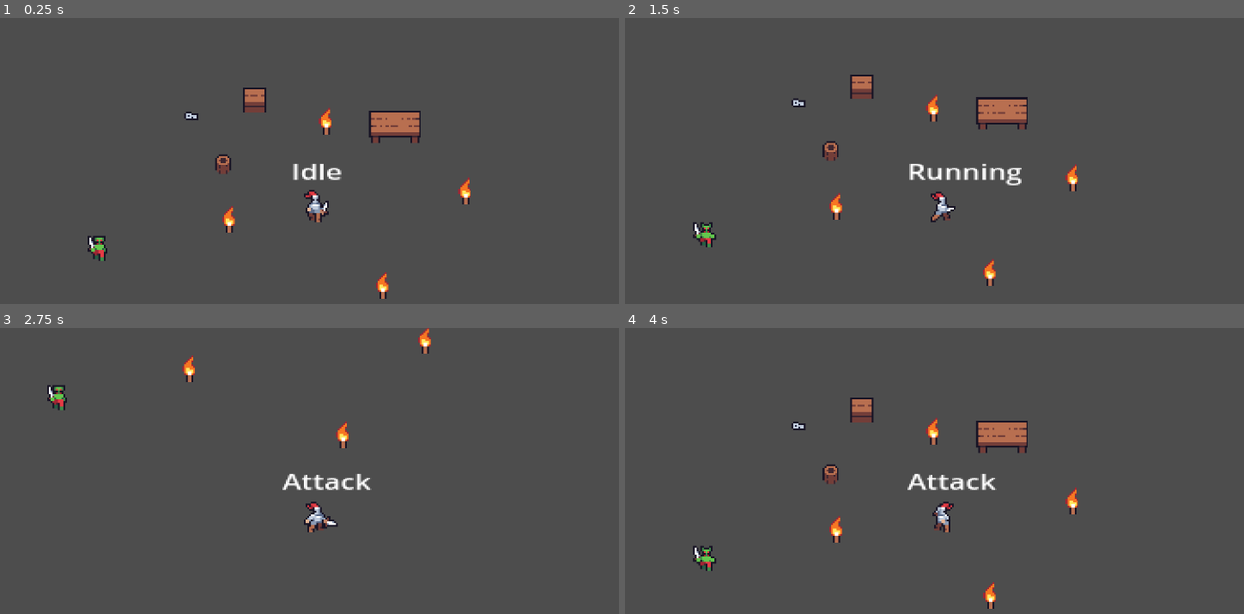
Above: before the commit, frames 1-4 (two rows, left to right).
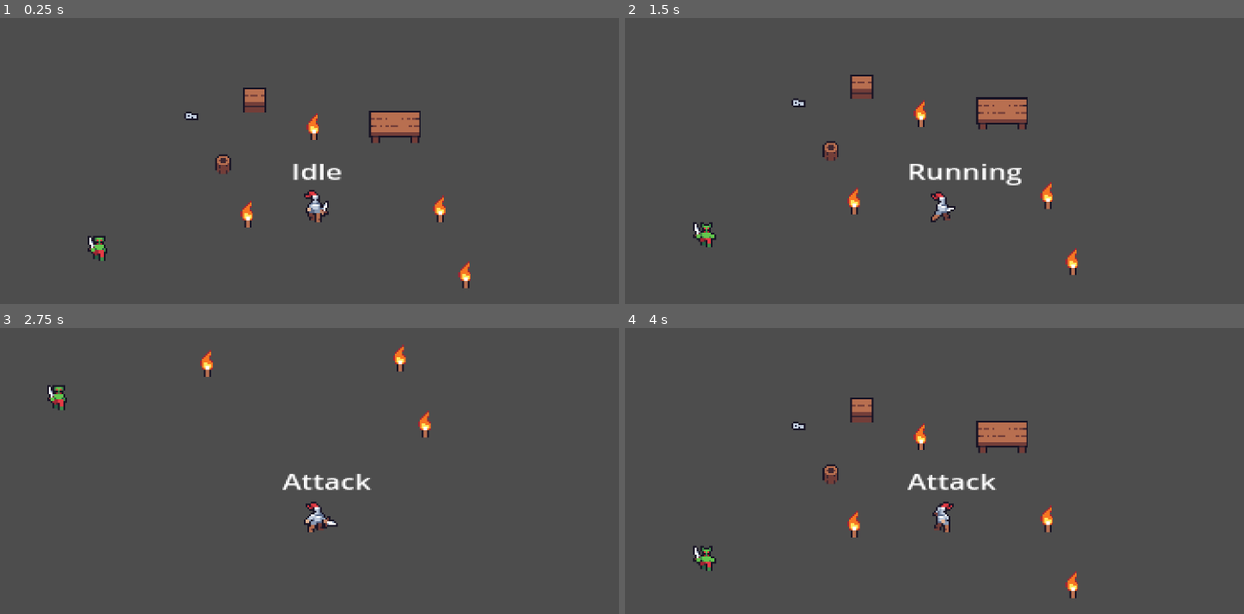
Above: after the commit, the same moments.

Repository: AstrayDev/GodotLearningProjects
Game: Godot game, scene res://Scenes/main.tscn
Two runs of this game, one before a commit and one after it. Both use one fixed random seed, a clock stepped at 60 frames per second and the inputs below.
Inputs:
- Up to frame 1 (0.25 s): no input
- Up to frame 2 (1.5 s): hold D (move_right) 0.53-1.28 s; tap Space (attack) at 0.6, 1.35 s; hold S (move_down) from 1.28 s (still down)
- Up to frame 3 (2.75 s): release S (move_down) at 2.03 s; hold D (move_right) from 2.03 s (still down); tap Space (attack) at 2.1 s
- Up to frame 4 (4 s): release D (move_right) at 2.78 s; hold W (move_up) 2.78-3.53 s; tap Space (attack) at 2.85, 3.6 s; hold A (move_left) from 3.53 s (still down)

The runs differ from the first frame. In frame 1, 1.0% of the frame differs, in the area x 35-77%, y 31-99%; in frame 2, 1.0%, in the area x 33-74%, y 26-94%; in frame 3, 0.8%; in frame 4, 1.0%.

Commit message:
Items now spawn in world after get removed from inventory

Diff:
--- /dev/null
+++ b/2d-fighter/Scenes/Components/health_component.tscn
@@ -0,0 +1,6 @@
+[gd_scene load_steps=2 format=3 uid="uid://76dmp186pb26"]
+
+[ext_resource type="Script" path="res://Scripts/Components/health_component.gd" id="1_e565n"]
+
+[node name="HealthComponent" type="Node"]
+script = ExtResource("1_e565n")
--- a/2d-fighter/Scenes/Components/health_manager.tscn
+++ /dev/null
@@ -1,6 +0,0 @@
-[gd_scene load_steps=2 format=3 uid="uid://76dmp186pb26"]
-
-[ext_resource type="Script" path="res://Scripts/Components/health_manager.gd" id="1_e565n"]
-
-[node name="HealthManager" type="Node"]
-script = ExtResource("1_e565n")
--- a/2d-fighter/Scenes/Items/torch.tscn
+++ b/2d-fighter/Scenes/Items/torch.tscn
@@ -1,6 +1,6 @@
 [gd_scene load_steps=6 format=3 uid="uid://dddhillojf1et"]
 
-[ext_resource type="Script" path="res://Scripts/Items/Torch/torch.gd" id="1_nfvgu"]
+[ext_resource type="Script" path="res://Scripts/Items/pick_up.gd" id="1_7kqry"]
 [ext_resource type="Resource" uid="uid://bd67pk52q3ymi" path="res://Scripts/Items/Torch/torch.tres" id="2_0s64p"]
 [ext_resource type="Texture2D" uid="uid://b0av8ufojmhks" path="res://Assets/2 Dungeon Tileset/2 Objects/Torches/1.png" id="3_nexux"]
 [ext_resource type="PackedScene" uid="uid://bj3et47yupggp" path="res://Scenes/Items/pick_up.tscn" id="4_06v8s"]
@@ -9,7 +9,7 @@
 size = Vector2(8, 9.2619)
 
 [node name="Torch" type="Node2D" groups=["Item"]]
-script = ExtResource("1_nfvgu")
+script = ExtResource("1_7kqry")
 item = ExtResource("2_0s64p")
 
 [node name="Sprite2D" type="Sprite2D" parent="."]
--- a/2d-fighter/Scenes/goblin.tscn
+++ b/2d-fighter/Scenes/goblin.tscn
@@ -3,7 +3,7 @@
 [ext_resource type="Script" path="res://Scripts/Enemies/enemy.gd" id="1_lsow1"]
 [ext_resource type="Script" path="res://Scripts/StateMachine/statemachine.gd" id="2_3dqej"]
 [ext_resource type="Script" path="res://Scripts/Components/hit_component.gd" id="2_rrpr0"]
-[ext_resource type="PackedScene" uid="uid://76dmp186pb26" path="res://Scenes/Components/health_manager.tscn" id="2_vvpe0"]
+[ext_resource type="PackedScene" uid="uid://76dmp186pb26" path="res://Scenes/Components/health_component.tscn" id="2_vvpe0"]
 [ext_resource type="Texture2D" uid="uid://ch87jtniijf3p" path="res://Assets/3 Dungeon Enemies/3/D_Idle.png" id="3_q5kkf"]
 [ext_resource type="Script" path="res://Scripts/Enemies/Goblin/States/goblin_Idle.gd" id="4_bu6hw"]
 [ext_resource type="Script" path="res://Scripts/Enemies/Goblin/States/goblin_chase.gd" id="5_5s8bs"]
@@ -143,13 +143,11 @@
 collision_mask = 3
 script = ExtResource("1_lsow1")
 speed = 50.0
+attack = 3
 
 [node name="HitComponent" type="CollisionShape2D" parent="."]
 shape = SubResource("CircleShape2D_1fvxk")
 script = ExtResource("2_rrpr0")
-
-[node name="HealthManager" parent="." instance=ExtResource("2_vvpe0")]
-health = 3
 
 [node name="StateMachine" type="Node" parent="."]
 script = ExtResource("2_3dqej")
@@ -187,6 +185,8 @@
 position = Vector2(0, -2)
 shape = SubResource("CircleShape2D_11tb7")
 
+[node name="HealthComponent" parent="." instance=ExtResource("2_vvpe0")]
+
 [connection signal="animation_finished" from="AnimatedSprite2D" to="StateMachine/Attack" method="_on_animated_sprite_2d_animation_finished"]
 [connection signal="body_entered" from="AttackBox" to="." method="_on_attack_box_entered"]
 [connection signal="body_entered" from="DetectionBox" to="." method="_on_detection_box_body_entered"]
--- a/2d-fighter/Scenes/main.tscn
+++ b/2d-fighter/Scenes/main.tscn
@@ -2,7 +2,7 @@
 
 [ext_resource type="PackedScene" uid="uid://bq7182mhe1jer" path="res://Scenes/player.tscn" id="1_fi1d0"]
 [ext_resource type="Texture2D" uid="uid://c2n18xolbpoql" path="res://Assets/2 Dungeon Tileset/2 Objects/Tables/1.png" id="2_uj8l6"]
-[ext_resource type="PackedScene" uid="uid://76dmp186pb26" path="res://Scenes/Components/health_manager.tscn" id="3_boh8o"]
+[ext_resource type="PackedScene" uid="uid://76dmp186pb26" path="res://Scenes/Components/health_component.tscn" id="3_boh8o"]
 [ext_resource type="Texture2D" uid="uid://blu77wm0weyuf" path="res://Assets/2 Dungeon Tileset/2 Objects/Other/28.png" id="4_rtisf"]
 [ext_resource type="Texture2D" uid="uid://clwq40qlf4gpp" path="res://Assets/2 Dungeon Tileset/3 Animated objects/Chest1_D.png" id="5_l1ikc"]
 [ext_resource type="Script" path="res://Scripts/Components/hit_component.gd" id="5_xigiu"]
@@ -72,8 +72,7 @@
 position = Vector2(631, 293)
 texture = ExtResource("2_uj8l6")
 
-[node name="HealthManager" parent="StaticBody2D" instance=ExtResource("3_boh8o")]
-health = 2
+[node name="HealthComponent" parent="StaticBody2D" instance=ExtResource("3_boh8o")]
 
 [node name="StaticBody2D2" type="StaticBody2D" parent="."]
 position = Vector2(535, 314)
@@ -86,8 +85,7 @@
 [node name="Sprite2D" type="Sprite2D" parent="StaticBody2D2"]
 texture = ExtResource("4_rtisf")
 
-[node name="HealthManager" parent="StaticBody2D2" instance=ExtResource("3_boh8o")]
-health = 2
+[node name="HealthComponent" parent="StaticBody2D2" instance=ExtResource("3_boh8o")]
 
 [node name="StaticBody2D3" type="StaticBody2D" parent="."]
 position = Vector2(535, 314)
@@ -98,28 +96,27 @@
 shape = SubResource("CapsuleShape2D_fsotl")
 script = ExtResource("5_xigiu")
 
-[node name="HealthManager" parent="StaticBody2D3" instance=ExtResource("3_boh8o")]
-health = 3
-
 [node name="AnimatedSprite2D" type="AnimatedSprite2D" parent="StaticBody2D3"]
 position = Vector2(18, -41)
 sprite_frames = SubResource("SpriteFrames_wsqh4")
 animation = &"open"
 
+[node name="HealthComponent" parent="StaticBody2D3" instance=ExtResource("3_boh8o")]
+
 [node name="Enemy" parent="." instance=ExtResource("6_y1qnr")]
 position = Vector2(466, 363)
 
+[node name="Key" parent="." instance=ExtResource("8_qf2a1")]
+position = Vector2(517, 287)
+
 [node name="Torch" parent="." instance=ExtResource("7_1ki4k")]
-position = Vector2(624, 382)
+position = Vector2(585, 293)
 
 [node name="Torch2" parent="." instance=ExtResource("7_1ki4k")]
-position = Vector2(538, 345)
+position = Vector2(656, 339)
 
 [node name="Torch3" parent="." instance=ExtResource("7_1ki4k")]
-position = Vector2(670, 329)
+position = Vector2(548, 342)
 
 [node name="Torch4" parent="." instance=ExtResource("7_1ki4k")]
-position = Vector2(592, 290)
-
-[node name="Key" parent="." instance=ExtResource("8_qf2a1")]
-position = Vector2(517, 287)
+position = Vector2(670, 376)
--- a/2d-fighter/Scenes/player.tscn
+++ b/2d-fighter/Scenes/player.tscn
@@ -11,7 +11,7 @@
 [ext_resource type="Texture2D" uid="uid://k5e33tlp8k1r" path="res://Assets/1 Characters/2/D_Idle.png" id="5_254j0"]
 [ext_resource type="Texture2D" uid="uid://mij4ij5k42p0" path="res://Assets/1 Characters/2/S_Attack.png" id="6_ssr8e"]
 [ext_resource type="Texture2D" uid="uid://dewfewj40rdob" path="res://Assets/1 Characters/2/S_Walk.png" id="6_xjrji"]
-[ext_resource type="PackedScene" uid="uid://76dmp186pb26" path="res://Scenes/Components/health_manager.tscn" id="9_hfub4"]
+[ext_resource type="PackedScene" uid="uid://76dmp186pb26" path="res://Scenes/Components/health_component.tscn" id="9_hfub4"]
 [ext_resource type="Script" path="res://Scripts/Player/attack_box.gd" id="9_v7tvk"]
 [ext_resource type="Script" path="res://Scripts/Components/hit_component.gd" id="12_pb6s2"]
 [ext_resource type="PackedScene" uid="uid://cqttxyv4spb62" path="res://Scenes/item_spawner.tscn" id="15_s4c6c"]
@@ -143,6 +143,8 @@
 script = ExtResource("1_bf6wm")
 inventory = ExtResource("2_ew7tl")
 stats = ExtResource("3_3o4ak")
+speed = 150.0
+attack = 3
 
 [node name="Camera2D" type="Camera2D" parent="."]
 zoom = Vector2(3, 3)
@@ -180,8 +182,6 @@
 shape = SubResource("CircleShape2D_m3gpq")
 script = ExtResource("12_pb6s2")
 
-[node name="HealthManager" parent="." instance=ExtResource("9_hfub4")]
-
 [node name="AttackBox" type="Area2D" parent="."]
 visible = false
 collision_mask = 6
@@ -194,6 +194,7 @@
 
 [node name="ItemSpawner" parent="." instance=ExtResource("15_s4c6c")]
 
+[node name="HealthComponent" parent="." instance=ExtResource("9_hfub4")]
+
 [connection signal="animation_finished" from="AnimatedSprite2D" to="StateMachine/Attack" method="_on_animated_sprite_2d_animation_finished"]
-[connection signal="health_depleted" from="HealthManager" to="." method="_on_health_depleted"]
 [connection signal="body_entered" from="AttackBox" to="StateMachine/Attack" method="_on_attack_box_body_entered"]
--- /dev/null
+++ b/2d-fighter/Scripts/Components/health_component.gd
@@ -0,0 +1,16 @@
+class_name HealthComponent extends Node
+
+signal health_depleted
+
+@export var max_health: int = 2
+var health: int
+
+func _ready() -> void:
+	health_depleted.connect(_on_health_depleted)
+	health = max_health
+
+func _on_health_depleted() -> void:
+#	if owner is CharacterBase:
+#		owner.die()
+#	else:
+	get_parent().queue_free()
--- a/2d-fighter/Scripts/Components/health_manager.gd
+++ /dev/null
@@ -1,15 +0,0 @@
-class_name HealthManager extends Node
-
-signal health_depleted
-
-@export var health: int
-
-func _ready() -> void:
-	health_depleted.connect(_on_health_depleted)
-
-func _on_health_depleted() -> void:
-	print("ded")
-	if owner is CharacterBase:
-		owner.die()
-	else:
-		get_parent().queue_free()
--- a/2d-fighter/Scripts/Components/hit_component.gd
+++ b/2d-fighter/Scripts/Components/hit_component.gd
@@ -1,9 +1,9 @@
 class_name HitComponent extends CollisionShape2D
 
-@onready var health_manager: HealthManager = get_parent().get_node("HealthManager")
+@onready var health_component: HealthComponent = get_parent().get_node("HealthComponent")
 
 func hit() -> void:
-	health_manager.health -= 1
+	health_component.health -= owner.attack
 
-	if health_manager.health <= 0:
-		health_manager.health_depleted.emit()
+	if health_component.health <= 0:
+		health_component.health_depleted.emit()
--- a/2d-fighter/Scripts/Enemies/enemy.gd
+++ b/2d-fighter/Scripts/Enemies/enemy.gd
@@ -3,6 +3,7 @@
 signal player_detected(player_position: Vector2)
 
 @export var speed: float
+@export var attack: int
 
 @onready var player: Player = get_tree().get_first_node_in_group("Player")
 
@@ -15,10 +16,9 @@
 	pass
 
 func _on_attack_box_entered(body: Node2D) -> void:
-	print(body.name)
-
 	if body.has_signal("damage_taken"):
 		body.damage_taken.emit()
+		print(body.stats.health)
 	else:
 		print("Target doesn't have a 'HitComponent'")
 
--- a/2d-fighter/Scripts/Inventory/UI/inventory_menu.gd
+++ b/2d-fighter/Scripts/Inventory/UI/inventory_menu.gd
@@ -11,13 +11,21 @@
 func _unhandled_input(event: InputEvent) -> void:
 	if event.is_action_released("open_inventory"):
 		if !is_visible():
-			for item in inventory.get_items():
-				var slot: InventorySlot = item_slot.instantiate()
-				item_grid.add_child(slot)
-				slot.item = item
-				slot.button.icon = item.icon
+			update_menu()
 			show()
 		else:
 			for slot in item_grid.get_children():
 					slot.queue_free()
 			hide()
+
+func update_menu() -> void:
+	for item in inventory.get_items():
+		var slot: InventorySlot = item_slot.instantiate()
+		item_grid.add_child(slot)
+		slot.item = item
+		slot.button.icon = item.icon
+		slot.get_node("CenterContainer/Button").connect("pressed", _on_slot_button_pressed.bind(slot.item))
+
+func _on_slot_button_pressed(item: Item) -> void:
+	inventory.spawn_item.emit(item)
+	inventory.remove_item(item)
--- a/2d-fighter/Scripts/Inventory/UI/inventory_slot.gd
+++ b/2d-fighter/Scripts/Inventory/UI/inventory_slot.gd
@@ -3,15 +3,8 @@
 @onready var button: Button = $CenterContainer/Button
 @onready var item: Item
 
-# TODO: GET RID OF THE GET_PARENT() CALLS IT'S UGLY
-
 func _on_draw() -> void:
 	print(item.name + " in inventory")
 
 func _on_button_pressed() -> void:
-	print(item.get_path() + " Selected")
-	if item.instance_script != null:
-		item.instance_script.action()
-	else:
-		print("script is null")
-	get_parent().get_parent().get_parent().inventory.spawn_item.emit(item)
+	queue_free()
--- a/2d-fighter/Scripts/Inventory/inventory.gd
+++ b/2d-fighter/Scripts/Inventory/inventory.gd
@@ -9,3 +9,6 @@
 
 func get_items() -> Array[Item]:
 	return items
+
+func remove_item(item: Item) -> void:
+	items.erase(item)
--- a/2d-fighter/Scripts/Items/Torch/torch.gd
+++ b/2d-fighter/Scripts/Items/Torch/torch.gd
@@ -1,4 +1,9 @@
-extends PickUp
+extends SpawnedItem
 
-static func action() -> void:
+func action() -> void:
 	print("Torch action")
+	var collision = CollisionShape2D.new()
+	collision.shape = CircleShape2D.new()
+	collision.shape.radius = 10
+	add_child(collision)
+	collision.show()
--- a/2d-fighter/Scripts/Items/spawned_item.gd
+++ b/2d-fighter/Scripts/Items/spawned_item.gd
@@ -1,4 +1,9 @@
-class_name SpawnedItem extends Node
+class_name SpawnedItem extends Node2D
 
 @onready var sprite: Sprite2D = $Sprite2D
+
 var item_name: String
+var instance_script: GDScript
+
+func _ready() -> void:
+	instance_script.new().action()
--- a/2d-fighter/Scripts/Player/Resources/player_stats.tres
+++ b/2d-fighter/Scripts/Player/Resources/player_stats.tres
@@ -4,6 +4,3 @@
 
 [resource]
 script = ExtResource("1_1e008")
-speed = 150.0
-max_health = 3
-health = null
--- a/2d-fighter/Scripts/Player/player.gd
+++ b/2d-fighter/Scripts/Player/player.gd
@@ -4,6 +4,8 @@
 
 @export var inventory: Inventory
 @export var stats: PlayerStats
+@export var speed: float
+@export var attack: int
 
 @onready var item_spawner: ItemSpawner = $ItemSpawner
 @onready var state_machine: StateMachine = $StateMachine
@@ -17,7 +19,8 @@
 	if !inventory.spawn_item.is_connected(_on_spawn_item):
 		inventory.spawn_item.connect(_on_spawn_item)
 
-	stats.health = stats.max_health
+	stats.speed = speed
+	stats.health = health_component.health
 
 func _process(_delta: float) -> void:
 	state_text.text = state_machine.state.name
@@ -27,13 +30,15 @@
 	inventory.add_item(item)
 	print("I picked up a " + item.name)
 
+#	Spawns Item as child of scene root
 func _on_spawn_item(item_base: Item) -> void:
-	var item: SpawnedItem = item_spawner.spawn(item_base, "res://Scenes/spawned_item.tscn", position)
+	var item: SpawnedItem = item_spawner.spawn(item_base, "res://Scenes/spawned_it.tscn", position, self)
 	get_parent().add_child(item)
 
 func _on_damage_taken() -> void:
-	stats.health -= 1
-	if stats.health <= 0:
+	health_component.health -= 1
+	stats.health = health_component.health
+	if health_component.health <= 0:
 		die()
 
 func die() -> void:
--- a/2d-fighter/Scripts/Player/player_stats.gd
+++ b/2d-fighter/Scripts/Player/player_stats.gd
@@ -1,7 +1,5 @@
 class_name PlayerStats extends Resource
 
-@export var speed: float
-@export var max_health: int
-@export var health: int = max_health
-
+var speed: float
+var health: int
 var position: Vector2
--- a/2d-fighter/Scripts/character_base.gd
+++ b/2d-fighter/Scripts/character_base.gd
@@ -1,6 +1,6 @@
 class_name CharacterBase extends CharacterBody2D
 
 @onready var collision: HitComponent = $HitComponent
-@onready var health_manager: HealthManager = $HealthManager
+@onready var health_component: HealthComponent = $HealthComponent
 @onready var attack_box: Area2D = $AttackBox
 @onready var animation: AnimatedSprite2D = $AnimatedSprite2D
--- /dev/null
+++ b/2d-fighter/Scripts/file_search.gd
@@ -0,0 +1,20 @@
+class_name FileSearch
+
+static func search_for_file(path: String, file_to_find: String) -> String:
+	var dir_access: DirAccess = DirAccess.open(path)
+
+	if dir_access:
+		dir_access.list_dir_begin()
+		var current_file: String = dir_access.get_next()
+
+		while current_file != "":
+			var current_path: String = path + "/" + current_file
+			if dir_access.current_is_dir():
+				var result: String = search_for_file(current_path, file_to_find)
+				if result != "File not found":
+					return result
+			else:
+				if current_file == file_to_find:
+					return path + "/" + current_file
+			current_file = dir_access.get_next()
+	return "File not found"
--- a/2d-fighter/Scripts/item_spawner.gd
+++ b/2d-fighter/Scripts/item_spawner.gd
@@ -5,10 +5,16 @@
 func _ready() -> void:
 	pass
 
-func spawn(item_base: Item, item_path: String, spawn_position: Vector2) -> SpawnedItem:
-	var item: SpawnedItem = load(item_path).instantiate()
+func spawn(item_base: Item, item_path: String, spawn_position: Vector2, caller: Node) -> SpawnedItem:
+	var item: SpawnedItem
+	if FileAccess.file_exists(item_path):
+		item = load(item_path).instantiate()
+	else:
+		print("Using recursive file search. Please check for correct file path in %s for better performance" % caller.get_scene_file_path())
+		item = load(FileSearch.search_for_file("res://Scenes", "spawned_item.tscn")).instantiate()
+
 	item.position = spawn_position
 	item.item_name = item_base.name
-#	item.sprite.texture = item_base.icon
 	item.get_node("Sprite2D").texture = item_base.icon
+	item.instance_script = item_base.instance_script
 	return item
